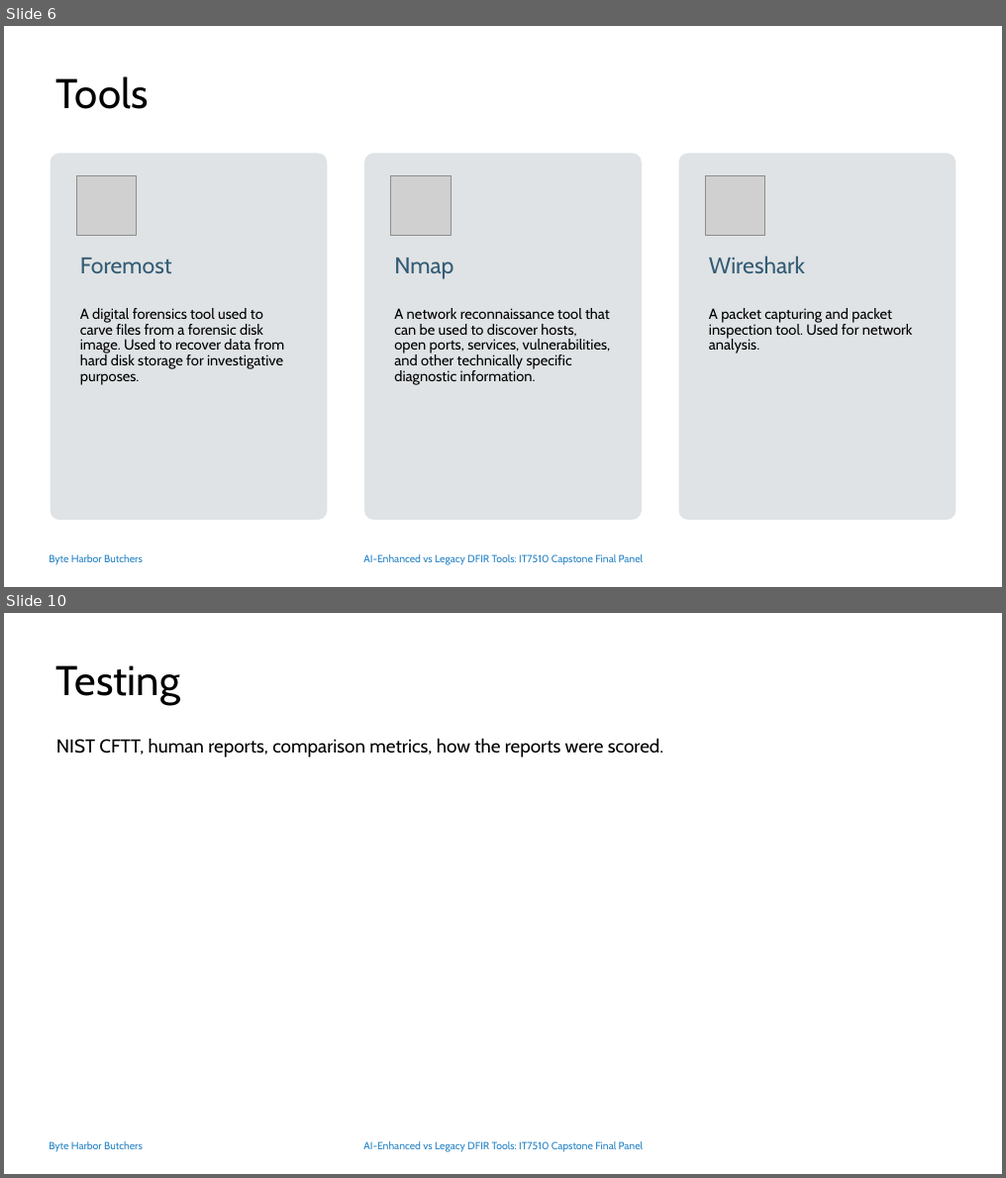
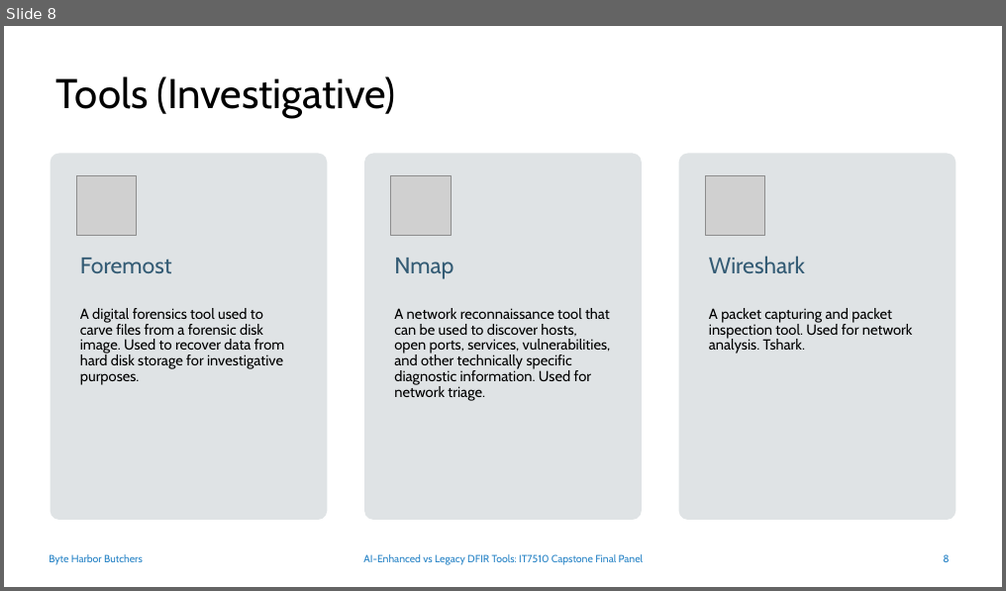
Before and after one commit to DavidSushames/BHB-Capstone, a slide deck: Academic Documents/Final Panel Presentation/Final Panel Slides 1.1 - DS.pptx. Shown one above the other, each under a label of ours: slides 6 and 10 before the commit, slide 8 after it; the slides between them are not shown. The pictures are 1006x1178 and 1006x591 pixels, drawn with LibreOffice and Linux fonts; fonts in the diff are those of the drawing; grey boxes stand for pictures; background and template pictures are left out. Boxes give left, top, right and bottom in pixels: in the first picture for what was removed or moved away, otherwise in the second. Text is boxed around its words. In the diff, an @@ line names an element or a change of style, - is before the commit and + after.

```diff
--- a/Academic Documents/Final Panel Presentation/Final Panel Slides 1.1 - DS.pptx
+++ b/Academic Documents/Final Panel Presentation/Final Panel Slides 1.1 - DS.pptx
@@ slide 10 removed at [4, 613, 1002, 1174], background #FFFFFF; not listed: 2 template elements that a slide beside it also shows @@
@@ title removed at [56, 665, 180, 705] @@
-Testing
@@ text removed at [56, 738, 664, 758] @@
-NIST CFTT, human reports, comparison metrics, how the reports were scored.
@@ what was slide 6 is now slide 8 @@
@@ slide 8 changed as well @@
@@ title at [56, 76, 396, 118]: text changed @@
-Tools
+Tools (Investigative)
@@ text at [394, 308, 611, 401]: text changed @@
-A network reconnaissance tool that can be used to discover hosts, open ports, services, vulnerabilities, and other technically specific diagnostic information.
+A network reconnaissance tool that can be used to discover hosts, open ports, services, vulnerabilities, and other technically specific diagnostic information. Used for network triage.
@@ text at [709, 308, 913, 354]: text changed @@
-A packet capturing and packet inspection tool. Used for network analysis.
+A packet capturing and packet inspection tool. Used for network analysis. Tshark.
@@ page number added at [943, 555, 948, 563], 10 pt, text #2683C6 @@
+8
```
Also in this commit, not shown: 5 other slides changed, 16 slides added, 8 other slides removed, 2 other files.
